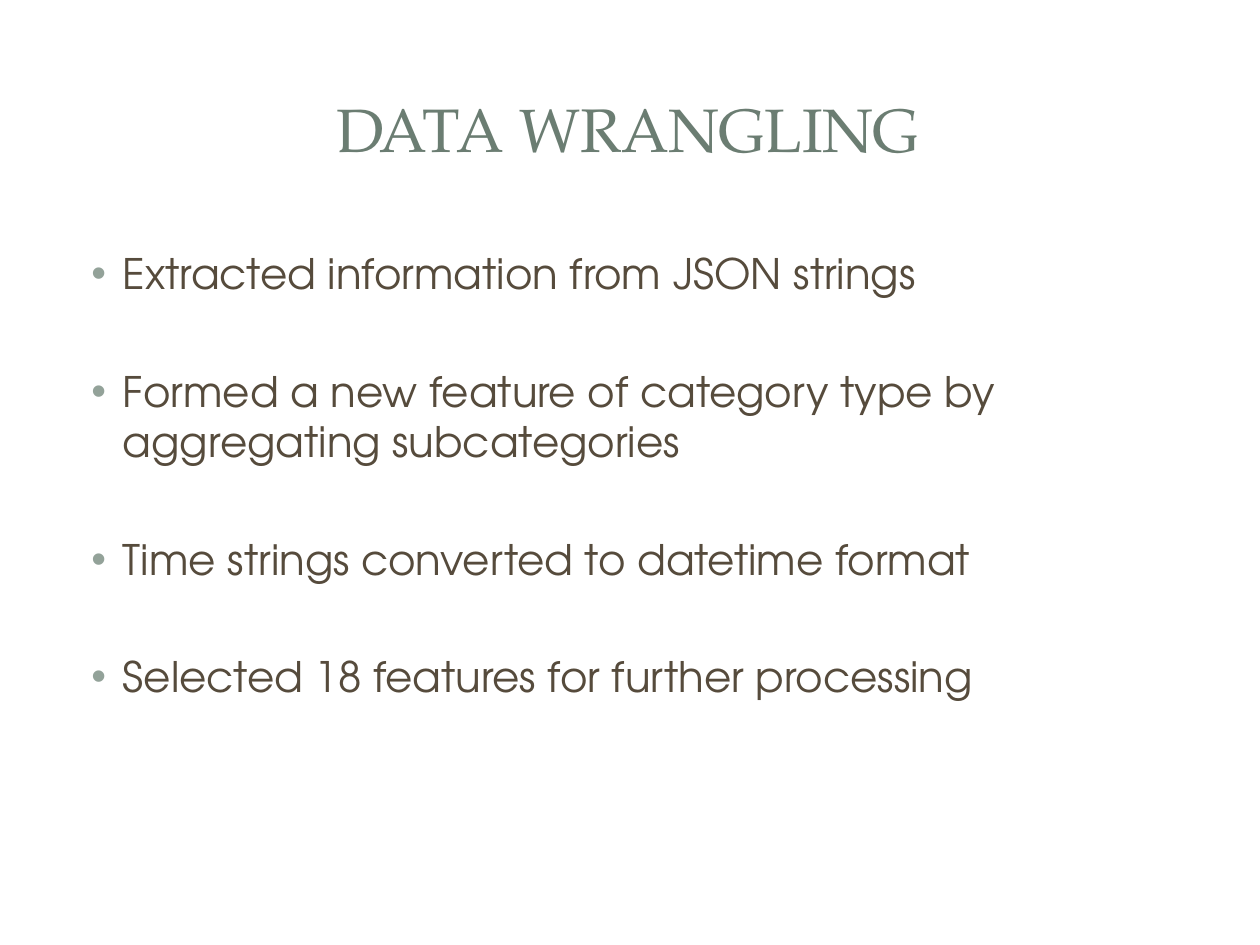
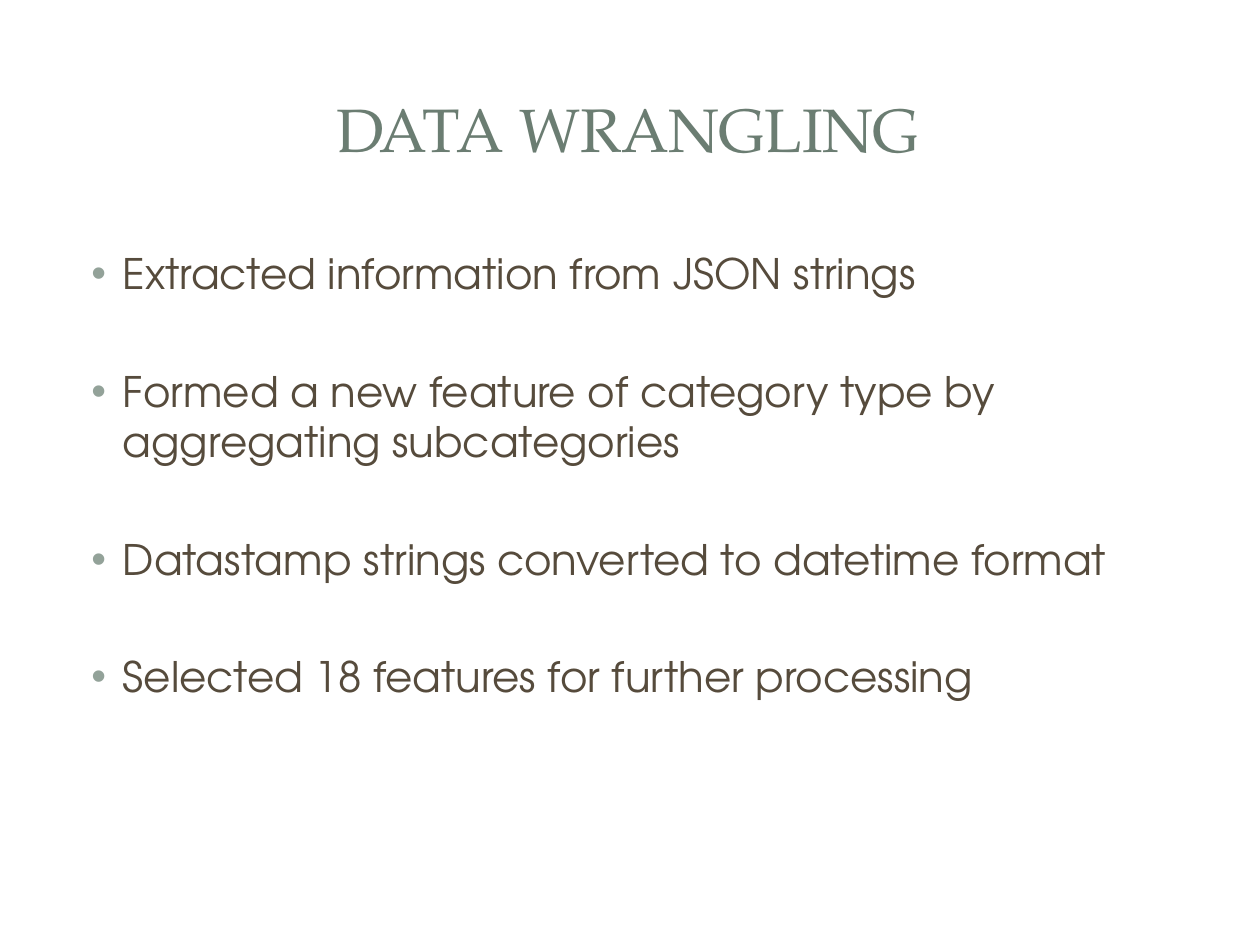
Before and after one commit to vlcekl/ds-crowdfunding, a slide deck: slide 6 of reports/crowdfunding_slidedeck.pptx. Drawn at 1260x945 pixels with LibreOffice and Linux fonts; fonts in the diff are those of the drawing; background and template pictures are left out. Boxes give left, top, right and bottom in pixels: in the first picture for what was removed or moved away, otherwise in the second. Text is boxed around its words. In the diff, an @@ line names an element or a change of style, - is before the commit and + after.

```diff
--- a/reports/crowdfunding_slidedeck.pptx
+++ b/reports/crowdfunding_slidedeck.pptx
@@ text at [123, 544, 1106, 584]: text changed @@
-• Time strings converted to datetime format
+• Datastamp strings converted to datetime format
```
Also in this commit, not shown: 7 other slides changed, 6 slides added, 5 slides removed, 1 other file.
